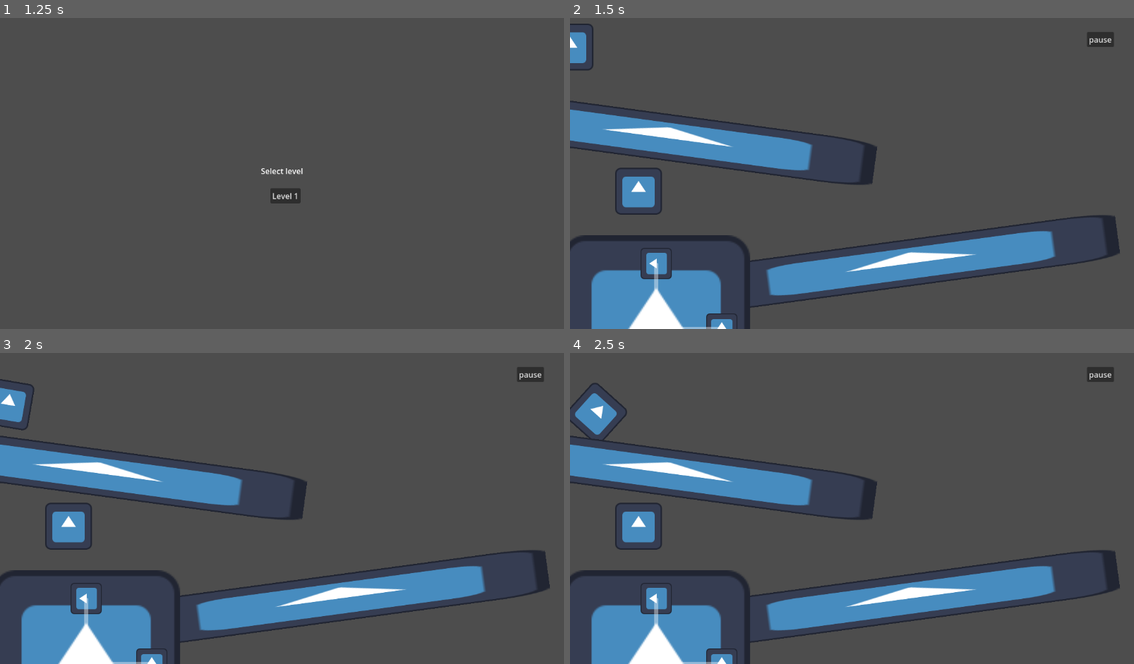
Above: before the commit, frames 1-4 (two rows, left to right).
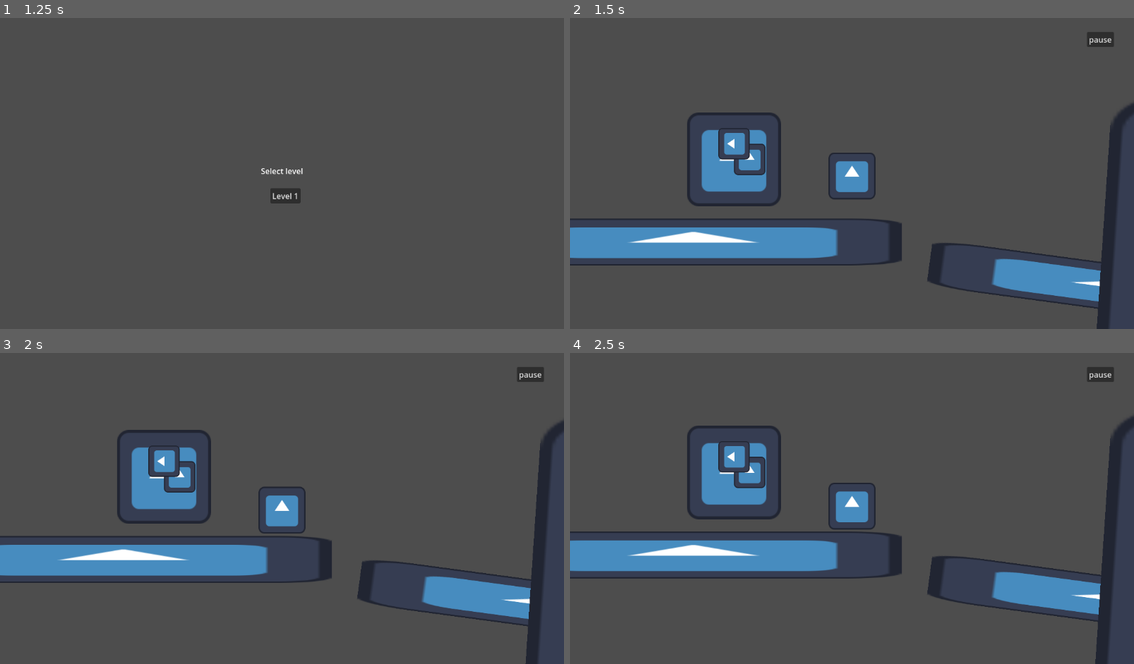
Above: after the commit, the same moments.

Repository: CreeperXD/GMTK-Game-Jam-2024
Game: Godot game, scene res://scenes/levels/main.tscn
Two runs of this game, one before a commit and one after it. Both use one fixed random seed, a clock stepped at 60 frames per second and the inputs below. Before the commit the project starts from res://scenes/main.tscn. The engine's default icon, where the game draws it, is replaced by a stand-in: a white triangle on a blue panel in a dark square.
Inputs:
- Up to frame 1 (1.25 s): click "Play" at 0.5 s
- Up to frame 2 (1.5 s): click "Level 1" at 1.25 s
- Up to frame 3 (2 s): no input
- Up to frame 4 (2.5 s): no input

Frame 1 is identical in both runs. In frame 2, 27% of the frame differs, in the area x 0-100%, y 1-100%; in frame 3, 26%; in frame 4, 27%.

Commit message:
implemented force area

Diff:
--- a/project.godot
+++ b/project.godot
@@ -11,7 +11,7 @@
 [application]
 
 config/name="Gmtk-game-jam-2024"
-run/main_scene="res://scenes/main.tscn"
+run/main_scene="res://scenes/levels/main.tscn"
 config/features=PackedStringArray("4.3", "Forward Plus")
 config/icon="res://icon.svg"
 
--- a/scenes/ball.tscn
+++ b/scenes/ball.tscn
@@ -11,6 +11,7 @@
 [node name="Ball" type="RigidBody2D"]
 collision_mask = 6
 physics_material_override = SubResource("PhysicsMaterial_4o6h0")
+can_sleep = false
 
 [node name="CollisionShape2D" type="CollisionShape2D" parent="."]
 shape = SubResource("CircleShape2D_kel01")
@@ -20,3 +21,6 @@
 scale = Vector2(0.75, 0.75)
 texture = ExtResource("1_a1bjv")
 region_rect = Rect2(5, 5, 5, 5)
+
+[node name="Camera2D" type="Camera2D" parent="."]
+position_smoothing_enabled = true
--- /dev/null
+++ b/scenes/force_area.tscn
@@ -0,0 +1,21 @@
+[gd_scene load_steps=4 format=3 uid="uid://mk2j12xjmkig"]
+
+[ext_resource type="Script" path="res://scripts/force_area.gd" id="1_ajhyo"]
+[ext_resource type="Texture2D" uid="uid://bf3g51a607mrp" path="res://icon.svg" id="1_v08m6"]
+
+[sub_resource type="RectangleShape2D" id="RectangleShape2D_4rev7"]
+size = Vector2(100, 100)
+
+[node name="ForceArea" type="Area2D"]
+collision_layer = 0
+script = ExtResource("1_ajhyo")
+
+[node name="CollisionShape2D" type="CollisionShape2D" parent="."]
+shape = SubResource("RectangleShape2D_4rev7")
+
+[node name="Sprite2D" type="Sprite2D" parent="."]
+scale = Vector2(0.75, 0.75)
+texture = ExtResource("1_v08m6")
+
+[connection signal="body_entered" from="." to="." method="_on_body_entered"]
+[connection signal="body_exited" from="." to="." method="_on_body_exited"]
--- /dev/null
+++ b/scenes/levels/main.tscn
@@ -0,0 +1,7 @@
+[gd_scene load_steps=2 format=3 uid="uid://7c5wuqhyv1wj"]
+
+[ext_resource type="PackedScene" uid="uid://wvtjpok0dq12" path="res://scenes/user_interfaces/main_menu.tscn" id="1_dgtrb"]
+
+[node name="Main" type="Node"]
+
+[node name="MainMenu" parent="." instance=ExtResource("1_dgtrb")]
--- /dev/null
+++ b/scenes/levels/test_level.tscn
@@ -0,0 +1,56 @@
+[gd_scene load_steps=8 format=3 uid="uid://b8uit48n7ppun"]
+
+[ext_resource type="Script" path="res://scripts/level.gd" id="1_2dn4x"]
+[ext_resource type="PackedScene" uid="uid://dx3igxut0idvl" path="res://scenes/ball.tscn" id="2_e55y1"]
+[ext_resource type="PackedScene" uid="uid://8qp2xk32qdn" path="res://scenes/wall.tscn" id="3_2avrp"]
+[ext_resource type="PackedScene" uid="uid://cs7gov05e1ci8" path="res://scenes/scalable.tscn" id="4_fl4mi"]
+[ext_resource type="PackedScene" uid="uid://djcgy3ikoqe5y" path="res://scenes/user_interfaces/game_menu.tscn" id="5_wtlb3"]
+[ext_resource type="PackedScene" uid="uid://s6sg3q8poyy5" path="res://scenes/exit.tscn" id="6_b7tke"]
+[ext_resource type="PackedScene" uid="uid://mk2j12xjmkig" path="res://scenes/force_area.tscn" id="7_k7h6a"]
+
+[node name="TestLevel" type="Node"]
+script = ExtResource("1_2dn4x")
+
+[node name="Ball" parent="." instance=ExtResource("2_e55y1")]
+position = Vector2(-381, 7)
+
+[node name="Wall" parent="." instance=ExtResource("3_2avrp")]
+position = Vector2(200, 256)
+rotation = 0.134113
+scale = Vector2(8.88, 1)
+
+[node name="Wall3" parent="." instance=ExtResource("3_2avrp")]
+position = Vector2(-705, 157)
+scale = Vector2(8.88, 1)
+
+[node name="Wall2" parent="." instance=ExtResource("3_2avrp")]
+position = Vector2(1192, 900)
+rotation = -0.13439
+scale = Vector2(8.88, 1)
+
+[node name="Scalable" parent="." instance=ExtResource("4_fl4mi")]
+position = Vector2(568, 1156)
+
+[node name="Object" parent="Scalable" index="0"]
+scale = Vector2(2, 2)
+
+[node name="Scalable2" parent="." instance=ExtResource("4_fl4mi")]
+position = Vector2(-622, -12)
+
+[node name="Object" parent="Scalable2" index="0"]
+scale = Vector2(2, 2)
+
+[node name="GameMenu" parent="." instance=ExtResource("5_wtlb3")]
+
+[node name="Exit" parent="." instance=ExtResource("6_b7tke")]
+position = Vector2(482, 704)
+
+[node name="ForceArea" parent="." instance=ExtResource("7_k7h6a")]
+position = Vector2(531, 185)
+rotation = 0.0663989
+scale = Vector2(8.36106, 6.30827)
+
+[connection signal="entered" from="Exit" to="." method="_on_exit_entered"]
+
+[editable path="Scalable"]
+[editable path="Scalable2"]
--- a/scenes/main.tscn
+++ /dev/null
@@ -1,7 +0,0 @@
-[gd_scene load_steps=2 format=3 uid="uid://7c5wuqhyv1wj"]
-
-[ext_resource type="PackedScene" uid="uid://wvtjpok0dq12" path="res://scenes/main_menu.tscn" id="1_s0wta"]
-
-[node name="Main" type="Node"]
-
-[node name="MainMenu" parent="." instance=ExtResource("1_s0wta")]
--- a/scenes/scene_manager.tscn
+++ b/scenes/scene_manager.tscn
@@ -1,8 +1,8 @@
 [gd_scene load_steps=4 format=3 uid="uid://bcrjf1juerexr"]
 
 [ext_resource type="Script" path="res://scripts/scene_manager.gd" id="1_yrjo4"]
-[ext_resource type="PackedScene" uid="uid://7c5wuqhyv1wj" path="res://scenes/main.tscn" id="2_pl804"]
-[ext_resource type="PackedScene" uid="uid://b8uit48n7ppun" path="res://scenes/test_level.tscn" id="3_fje7h"]
+[ext_resource type="PackedScene" uid="uid://7c5wuqhyv1wj" path="res://scenes/levels/main.tscn" id="2_pl804"]
+[ext_resource type="PackedScene" uid="uid://b8uit48n7ppun" path="res://scenes/levels/test_level.tscn" id="3_fje7h"]
 
 [node name="SceneManager" type="Node"]
 script = ExtResource("1_yrjo4")
--- a/scenes/test_level.tscn
+++ /dev/null
@@ -1,45 +0,0 @@
-[gd_scene load_steps=7 format=3 uid="uid://b8uit48n7ppun"]
-
-[ext_resource type="Script" path="res://scripts/level.gd" id="1_7yg2q"]
-[ext_resource type="PackedScene" uid="uid://dx3igxut0idvl" path="res://scenes/ball.tscn" id="1_n4irm"]
-[ext_resource type="PackedScene" uid="uid://8qp2xk32qdn" path="res://scenes/wall.tscn" id="2_g8k4r"]
-[ext_resource type="PackedScene" uid="uid://cs7gov05e1ci8" path="res://scenes/scalable.tscn" id="4_13vds"]
-[ext_resource type="PackedScene" uid="uid://djcgy3ikoqe5y" path="res://scenes/game_menu.tscn" id="5_6ffwq"]
-[ext_resource type="PackedScene" uid="uid://s6sg3q8poyy5" path="res://scenes/exit.tscn" id="6_ak8k8"]
-
-[node name="TestLevel" type="Node"]
-script = ExtResource("1_7yg2q")
-
-[node name="Ball" parent="." instance=ExtResource("1_n4irm")]
-position = Vector2(0, 56)
-
-[node name="Wall" parent="." instance=ExtResource("2_g8k4r")]
-position = Vector2(200, 256)
-rotation = 0.134113
-scale = Vector2(8.88, 1)
-
-[node name="Wall2" parent="." instance=ExtResource("2_g8k4r")]
-position = Vector2(696, 512)
-rotation = -0.13439
-scale = Vector2(8.88, 1)
-
-[node name="Scalable" parent="." instance=ExtResource("4_13vds")]
-position = Vector2(176, 648)
-
-[node name="Object" parent="Scalable" index="0"]
-scale = Vector2(2, 2)
-
-[node name="ScaleXControl" parent="Scalable" index="1"]
-current_scale_value = 2.0
-
-[node name="ScaleYControl" parent="Scalable" index="2"]
-current_scale_value = 2.0
-
-[node name="GameMenu" parent="." instance=ExtResource("5_6ffwq")]
-
-[node name="Exit" parent="." instance=ExtResource("6_ak8k8")]
-position = Vector2(140, 366)
-
-[connection signal="entered" from="Exit" to="." method="_on_exit_entered"]
-
-[editable path="Scalable"]
--- a/scenes/game_menu.tscn
+++ b/scenes/user_interfaces/game_menu.tscn
@@ -107,6 +107,21 @@
 grow_vertical = 2
 text = "Resume"
 
+[node name="Label" type="Label" parent="PauseMenu"]
+layout_mode = 1
+anchors_preset = 8
+anchor_left = 0.5
+anchor_top = 0.5
+anchor_right = 0.5
+anchor_bottom = 0.5
+offset_left = -24.0
+offset_top = -52.0
+offset_right = 33.0
+offset_bottom = -29.0
+grow_horizontal = 2
+grow_vertical = 2
+text = "Paused"
+
 [connection signal="pressed" from="VictoryMenu/NextLevelButton" to="." method="_on_next_level_button_pressed"]
 [connection signal="pressed" from="PauseButton" to="." method="_on_pause_button_pressed"]
 [connection signal="pressed" from="PauseMenu/RestartButton" to="." method="_on_restart_button_pressed"]
--- a/scenes/main_menu.tscn
+++ b/scenes/user_interfaces/main_menu.tscn
@@ -1,7 +1,7 @@
 [gd_scene load_steps=3 format=3 uid="uid://wvtjpok0dq12"]
 
 [ext_resource type="Script" path="res://scripts/main_menu.gd" id="1_gop6n"]
-[ext_resource type="PackedScene" path="res://scenes/level_button.tscn" id="2_atqhl"]
+[ext_resource type="PackedScene" uid="uid://bnkmpi7b0uqn3" path="res://scenes/user_interfaces/level_button.tscn" id="2_atqhl"]
 
 [node name="MainMenu" type="CanvasLayer"]
 script = ExtResource("1_gop6n")
--- /dev/null
+++ b/scripts/force_area.gd
@@ -0,0 +1,8 @@
+extends Area2D
+
+func _on_body_entered(body: RigidBody2D) -> void:
+	body.add_constant_force(Vector2(0, -1000).rotated(rotation))
+
+
+func _on_body_exited(body: RigidBody2D) -> void:
+	body.constant_force = Vector2.ZERO
--- a/scripts/level.gd
+++ b/scripts/level.gd
@@ -7,4 +7,5 @@
 	pass
 
 func _on_exit_entered() -> void:
+	$GameMenu.hide_pause_button()
 	$GameMenu.show_victory_menu()
--- a/scripts/scalable.gd
+++ b/scripts/scalable.gd
@@ -13,3 +13,5 @@
 
 func _on_scale_y_control_scaled(value: float) -> void:
 	scale.y = original_scale.y * value
+
+#BUG: ball "floating" if scale control's initial current scale value is more than 1
--- a/scripts/scale_control.gd
+++ b/scripts/scale_control.gd
@@ -6,12 +6,9 @@
 signal scaled(value: float)
 
 func _ready() -> void:
+	$HSlider.share($HSlider/ProgressBar)
 	$HSlider.max_value = max_scale_value
-	$HSlider/ProgressBar.max_value = max_scale_value
 	$HSlider.value = current_scale_value
-
-func _process(delta: float) -> void:
-	$HSlider/ProgressBar.value = $HSlider.value
 
 func _on_progress_bar_value_changed(value: float) -> void:
 	scaled.emit(value)
Renamed: scenes/level_button.tscn -> scenes/user_interfaces/level_button.tscn
